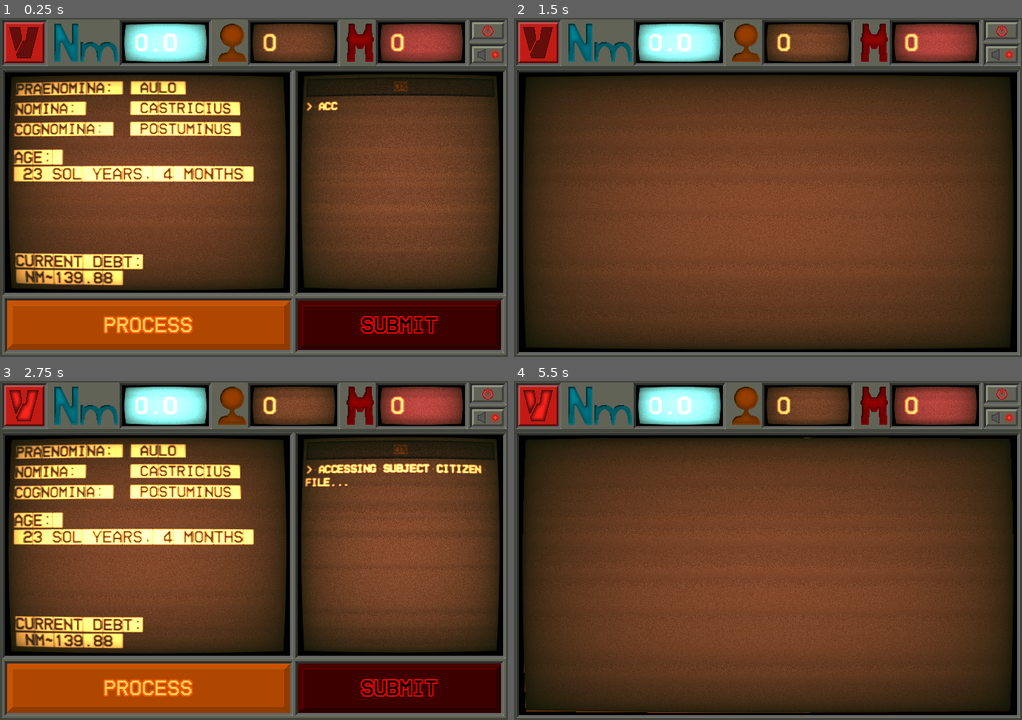
Above: before the commit, frames 1-4 (two rows, left to right).
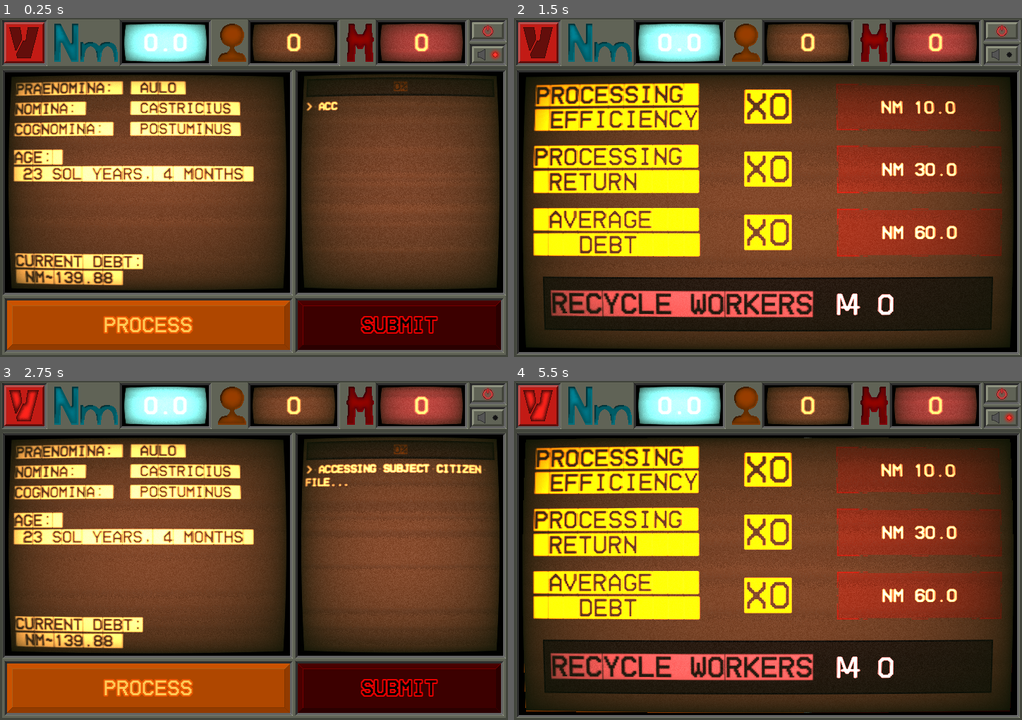
Above: after the commit, the same moments.

Repository: benIoannidis/Societas_Metallica-Processing_Division
Game: Godot game, scene res://main.tscn
Same seed, same stepped clock (60 frames per second), same inputs: the game is played once before the commit and once after it.
Inputs (mouse positions are in pixels of both pictures, inside the frame that each line leads up to):
- Up to frame 1 (0.25 s): no input
- Up to frame 2 (1.5 s): click (539, 41) at 0.5 s; click (1001, 55) at 1.25 s
- Up to frame 3 (2.75 s): click (25, 404) at 2 s
- Up to frame 4 (5.5 s): click "PROCESS" at 2.75 s; click (1001, 418) at 3.5 s; click "PROCESS" at 4.25 s; click (539, 404) at 5 s

The runs differ from the first frame. In frame 1, 0.7% of the frame differs, in the area x 26-85%, y 4-10%; in frame 2, 39%, in the area x 3-99%, y 4-93%; in frame 3, 0.7%; in frame 4, 39%.

Commit message:
Setup basis of upgrade panel, upgrades implemented

Diff:
--- a/societas-metallica---processing-division/Globals/Game_Manager.gd
+++ b/societas-metallica---processing-division/Globals/Game_Manager.gd
@@ -4,6 +4,7 @@
 signal active_subject_completed()
 signal new_subject
 signal toggle_upgrade_screen
+signal upgrade_purchased
 
 var total_numus: float = 0.0
 var total_headcount: int = 0
@@ -13,6 +14,14 @@
 var numus_per_second: float = 0.0
 
 var active_subject: Dictionary = {}
+
+var efficiency_upgrade_cost = 10.0
+var return_upgrade_cost = 30.0
+var debt_upgrade_cost = 60.0
+
+var efficiency_upgrade_count: int = 0
+var return_upgrade_count: int = 0
+var debt_upgrade_count: int = 0
 
 func _ready() -> void:
 	initialise_tick_timer()
@@ -58,3 +67,24 @@
 
 	active_subject = SubjectGenerator.generate_profile(tier)
 	new_subject.emit()
+
+func upgrade_efficiency() -> void:
+	total_numus -= efficiency_upgrade_cost
+	audit_efficiency += (audit_efficiency * 0.1)
+	efficiency_upgrade_cost += (efficiency_upgrade_cost * 0.5)
+	efficiency_upgrade_count += 1
+	upgrade_purchased.emit()
+
+func upgrade_return() -> void:
+	total_numus -= return_upgrade_cost
+	audit_complete_payout_percentage *= 2.0
+	return_upgrade_cost *= 4.0
+	return_upgrade_count += 1
+	upgrade_purchased.emit()
+
+func upgrade_average_debt() -> void:
+	total_numus -= debt_upgrade_cost
+	SubjectGenerator.average_debt_multiplier += (SubjectGenerator.average_debt_multiplier * 0.5)
+	debt_upgrade_cost *= 4
+	debt_upgrade_count += 1
+	upgrade_purchased.emit()
--- a/societas-metallica---processing-division/Globals/SubjectGenerator.gd
+++ b/societas-metallica---processing-division/Globals/SubjectGenerator.gd
@@ -3,6 +3,8 @@
 var praenomia: PackedStringArray = []
 var nomia: PackedStringArray = []
 var cognomia: PackedStringArray = []
+
+var average_debt_multiplier: float = 1.0
 
 func _ready() -> void:
 	load_census_database()
@@ -43,8 +45,8 @@
 	var n = nomia[randi() % nomia.size()]
 	var c = cognomia[randi() % cognomia.size()]
 
-	var minimum_debt = 50.0 * pow(1.5, tier)
-	var maximum_debt = 150.0 * pow(1.5, tier)
+	var minimum_debt = 50.0 * pow(1.5, tier) * average_debt_multiplier
+	var maximum_debt = 150.0 * pow(1.5, tier) * average_debt_multiplier
 	var rolled_debt = randf_range(minimum_debt, maximum_debt)
 
 	var minimum_steps = 3.0 * pow(2, tier)
--- a/societas-metallica---processing-division/Scripts/terminal.gd
+++ b/societas-metallica---processing-division/Scripts/terminal.gd
@@ -24,19 +24,36 @@
 @export var upgrade_screen: TextureRect
 @export var upgrade_screen_sfx: AudioStreamPlayer
 
+@export var efficiency_button: TextureButton
+@export var efficiency_label: Label
+@export var efficiency_count_label: Label
+@export var return_button: TextureButton
+@export var return_label: Label
+@export var return_count_label: Label
+@export var debtupgrade_button: TextureButton
+@export var debtupgrade_label: Label
+@export var debt_count_label: Label
+@export var prestige_button: TextureButton
+@export var prestige_label: Label
+
 signal should_iterate_console
 signal terminal_beep_sfx
 signal submission_beep_sfx
 
 var base_pos: Vector2
 func _ready() -> void:
+	set_default_upgrade_values()
 	upgrade_screen.visible = false
 	base_pos = position
 
 	submit_button.disabled = true
 	GameManager.finacial_state_updated.connect(refresh_finacial_data)
 	GameManager.active_subject_completed.connect(_on_subject_completion)
-
+	GameManager.upgrade_purchased.connect(
+		func():
+		refresh_finacial_data()
+		update_upgrade_buttons()
+		)
 	process_button.pressed.connect(_on_process_button_pressed)
 	submit_button.pressed.connect(_on_submit_button_pressed)
 
@@ -114,10 +131,8 @@
 	submit_button.disabled = false
 	enslaved_subject_details()
 
-
 func _on_upgrades_button_button_down() -> void:
 	upgrade_button_audio.play()
-
 
 func _on_texture_button_button_up() -> void:
 
@@ -127,6 +142,7 @@
 		close_upgrade_panel()
 
 func open_upgrade_panel() -> void:
+	update_upgrade_buttons()
 	upgrade_screen.global_position = Vector2(-720, 70)
 
 	upgrade_screen.visible = true
@@ -161,3 +177,29 @@
 func _on_exit_button_button_up() -> void:
 	#replace later
 	get_tree().quit()
+
+func set_default_upgrade_values() -> void:
+	efficiency_button.disabled = true
+	return_button.disabled = true
+	debtupgrade_button.disabled = true
+	prestige_button.disabled = true
+
+	efficiency_count_label.text = "x0"
+	efficiency_label.text = "NM 10.00"
+	return_count_label.text = "x0"
+	return_label.text = "NM 30.00"
+	debt_count_label.text = "x0"
+	debtupgrade_label.text = "NM 60.00"
+	prestige_label.text = "M̶ 0"
+
+func update_upgrade_buttons() -> void:
+	efficiency_button.disabled = GameManager.total_numus < GameManager.efficiency_upgrade_cost
+	return_button.disabled = GameManager.total_numus < GameManager.return_upgrade_cost
+	debtupgrade_button.disabled = GameManager.total_numus < GameManager.debt_upgrade_cost
+
+	efficiency_count_label.text = "x" + str(GameManager.efficiency_upgrade_count)
+	efficiency_label.text = "NM " + str(GameManager.efficiency_upgrade_cost)
+	return_count_label.text = "x" + str(GameManager.return_upgrade_count)
+	return_label.text = "NM " + str(GameManager.return_upgrade_cost)
+	debt_count_label.text = "x" + str(GameManager.debt_upgrade_count)
+	debtupgrade_label.text = "NM " + str(GameManager.debt_upgrade_cost)
--- /dev/null
+++ b/societas-metallica---processing-division/Scripts/toggle_audio_button.gd
@@ -0,0 +1,18 @@
+extends TextureButton
+
+var audio_bus_index: int = AudioServer.get_bus_index("Master")
+
+@export var unmuted_button_sprite: Texture2D
+@export var muted_button_sprite: Texture2D
+
+var audio_muted: bool = false
+
+func _on_button_up() -> void:
+	audio_muted = not audio_muted
+
+	if audio_muted:
+		texture_normal = muted_button_sprite
+	else:
+		texture_normal = unmuted_button_sprite
+
+	AudioServer.set_bus_mute(audio_bus_index, audio_muted)
--- /dev/null
+++ b/societas-metallica---processing-division/Scripts/upgrades_watcher.gd
@@ -0,0 +1,10 @@
+extends Control
+
+func _on_processing_efficiency_button_button_up() -> void:
+	GameManager.upgrade_efficiency()
+
+func _on_processing_return_button_button_up() -> void:
+	GameManager.upgrade_return()
+
+func _on_average_debt_button_button_up() -> void:
+	GameManager.upgrade_average_debt()
--- a/societas-metallica---processing-division/main.tscn
+++ b/societas-metallica---processing-division/main.tscn
@@ -23,8 +23,10 @@
 [ext_resource type="Texture2D" uid="uid://bc233g5ccrio6" path="res://UI/Sprites/exit_button.png" id="11_seu75"]
 [ext_resource type="Texture2D" uid="uid://ctt8qdgyv0qkx" path="res://UI/Sprites/terminal_screen.png" id="12_82xsv"]
 [ext_resource type="Texture2D" uid="uid://63nmr0kejuu4" path="res://UI/Sprites/down_exit_button.png" id="12_htxhm"]
+[ext_resource type="Texture2D" uid="uid://cr8n1l31adsw8" path="res://UI/Sprites/sound_button_disabled.png" id="13_0rl1p"]
 [ext_resource type="Texture2D" uid="uid://duw2ike26pia6" path="res://UI/Sprites/sound_button.png" id="13_jq2sk"]
 [ext_resource type="Texture2D" uid="uid://bm2sfjteua3hk" path="res://UI/Sprites/down_sound_button.png" id="14_4k2k6"]
+[ext_resource type="Script" uid="uid://be10t14c1t3dk" path="res://Scripts/toggle_audio_button.gd" id="15_4k2k6"]
 [ext_resource type="AudioStream" uid="uid://d4cwg0em75p5" path="res://Audio/Process_key_thud.mp3" id="20_getpj"]
 [ext_resource type="Texture2D" uid="uid://delq0knplpg22" path="res://UI/Sprites/upgrade_screen.png" id="22_1u8w0"]
 [ext_resource type="Texture2D" uid="uid://b8v0qggu3ganp" path="res://UI/Sprites/upgrade_screen_panel.png" id="23_0odxb"]
@@ -33,6 +35,15 @@
 [ext_resource type="Script" uid="uid://chybemvabtxl4" path="res://Scripts/terminal_hum.gd" id="26_lswn8"]
 [ext_resource type="Script" uid="uid://dufr87ml4s4pr" path="res://Scripts/terminal_crackle_sfx.gd" id="27_a6jrf"]
 [ext_resource type="Script" uid="uid://dyk6jd76jsoyr" path="res://Scripts/upgrade_panel_slide_out_sfx.gd" id="29_qsp4k"]
+[ext_resource type="Script" uid="uid://c2y0fkvgei2iv" path="res://Scripts/upgrades_watcher.gd" id="30_gngh3"]
+[ext_resource type="Texture2D" uid="uid://bih4tvp0o3cw3" path="res://UI/Sprites/upgrade_cost_button.png" id="30_ok6jj"]
+[ext_resource type="Texture2D" uid="uid://c72oqu6wuet5i" path="res://UI/Sprites/down_upgrade_cost_button.png" id="31_b1qrp"]
+[ext_resource type="Texture2D" uid="uid://co1xaj7sfuq4w" path="res://UI/Sprites/hover_upgrade_cost_button.png" id="31_facbu"]
+[ext_resource type="Texture2D" uid="uid://c0fpmq3timb8c" path="res://UI/Sprites/prestige_button.png" id="33_4lmeg"]
+[ext_resource type="Texture2D" uid="uid://doc0gk7opd6nt" path="res://UI/Sprites/disabled_upgrade_cost_button.png" id="33_d2t1y"]
+[ext_resource type="Texture2D" uid="uid://cvc3s80alm0s1" path="res://UI/Sprites/down_prestige_button.png" id="34_0cp0l"]
+[ext_resource type="Texture2D" uid="uid://cykr6firygftt" path="res://UI/Sprites/hover_prestige_button.png" id="35_d2t1y"]
+[ext_resource type="Texture2D" uid="uid://kgfsi618g8sd" path="res://UI/Sprites/disabled_prestige_button.png" id="36_0cp0l"]
 
 [sub_resource type="ShaderMaterial" id="ShaderMaterial_blvug"]
 shader = ExtResource("2_ycdy4")
@@ -126,10 +137,10 @@
 shader_parameter/screen_noise_intensity = 0.1610000076475
 shader_parameter/scanline_noise_intensity = 2.0
 shader_parameter/scanline_density = 58.9610023256475
-shader_parameter/glow_intensity = 50.0
-shader_parameter/glow_threshold = 0.4
-
-[node name="Main" type="Control" unique_id=639852667 node_pa …(296 unchanged characters)… , "upgrade_screen", "upgrade_screen_sfx")]
+shader_parameter/glow_intensity = 4.0
+shader_parameter/glow_threshold = 0.450000021375
+
+[node name="Main" type="Control" unique_id=639852667 node_pa …(296 unchanged characters)… , "upgrade_screen", "upgrade_screen_sfx", "efficiency_button", "efficiency_label", "efficiency_count_label", "return_button", "return_label", "return_count_label", "debtupgrade_button", "debtupgrade_label", "debt_count_label", "prestige_button", "prestige_label")]
 layout_mode = 3
 anchors_preset = 15
 anchor_right = 1.0
@@ -154,6 +165,17 @@
 processing_screen = NodePath("TerminalScreen/Screen")
 upgrade_screen = NodePath("TerminalScreen/UpgradeScreen")
 upgrade_screen_sfx = NodePath("UpgradePanelSlideOut_SFX")
+efficiency_button = NodePath("TerminalScreen/UpgradeScreen/CanvasGroup/Screen/ProcessingEfficiency/Processing_Efficiency_Button")
+efficiency_label = NodePath("TerminalScreen/UpgradeScreen/CanvasGroup/Screen/ProcessingEfficiency/Processing_Efficiency_Button/UpgradeCost")
+efficiency_count_label = NodePath("TerminalScreen/UpgradeScreen/CanvasGroup/Screen/ProcessingEfficiency/CurrentCount")
+return_button = NodePath("TerminalScreen/UpgradeScreen/CanvasGroup/Screen/ProcessingReturn/Processing_Return_Button")
+return_label = NodePath("TerminalScreen/UpgradeScreen/CanvasGroup/Screen/ProcessingReturn/Processing_Return_Button/UpgradeCost")
+return_count_label = NodePath("TerminalScreen/UpgradeScreen/CanvasGroup/Screen/ProcessingReturn/CurrentCount")
+debtupgrade_button = NodePath("TerminalScreen/UpgradeScreen/CanvasGroup/Screen/AverageDebt/Average_Debt_Button")
+debtupgrade_label = NodePath("TerminalScreen/UpgradeScreen/CanvasGroup/Screen/AverageDebt/Average_Debt_Button/UpgradeCost")
+debt_count_label = NodePath("TerminalScreen/UpgradeScreen/CanvasGroup/Screen/AverageDebt/CurrentCount")
+prestige_button = NodePath("TerminalScreen/UpgradeScreen/CanvasGroup/Screen/PrestigeButton")
+prestige_label = NodePath("TerminalScreen/UpgradeScreen/CanvasGroup/Screen/PrestigeButton/MeritsReturned")
 
 [node name="TerminalScreen" type="TextureRect" parent="." unique_id=332854659]
 layout_mode = 1
@@ -186,6 +208,7 @@
 offset_top = 6.0
 offset_right = 63.0
 offset_bottom = 64.0
+focus_mode = 0
 texture_normal = ExtResource("3_yaehf")
 texture_pressed = ExtResource("5_ryguw")
 texture_hover = ExtResource("5_a6jrf")
@@ -204,13 +227,14 @@
 
 [node name="Label" type="Label" parent="TerminalScreen/TopBar2/BarBg/Numus/Numus_screen" unique_id=269836246]
 layout_mode = 0
-offset_left = 16.0
-offset_right = 123.0
+offset_left = 6.0
+offset_right = 117.0
 offset_bottom = 58.0
 theme_override_colors/font_color = Color(0.72259015, 0.64945406, 0.5782699, 1)
 theme_override_fonts/font = ExtResource("6_kek77")
 theme_override_font_sizes/font_size = 35
 text = "31K"
+horizontal_alignment = 1
 vertical_alignment = 1
 
 [node name="Headcount" type="CanvasGroup" parent="TerminalScreen/TopBar2/BarBg" unique_id=988547381]
@@ -227,12 +251,13 @@
 
 [node name="Label2" type="Label" parent="TerminalScreen/TopBar2/BarBg/Headcount/headcount_screen" unique_id=1240412498]
 layout_mode = 0
-offset_left = 16.0
-offset_right = 123.0
+offset_left = 8.0
+offset_right = 115.0
 offset_bottom = 58.0
 theme_override_colors/font_color = Color(0.90588236, 0.5764706, 0.25490198, 1)
 theme_override_fonts/font = ExtResource("6_kek77")
 theme_override_font_sizes/font_size = 35
+horizontal_alignment = 1
 vertical_alignment = 1
 
 [node name="Merits" type="CanvasGroup" parent="TerminalScreen/TopBar2/BarBg" unique_id=738933260]
@@ -249,12 +274,13 @@
 
 [node name="Label3" type="Label" parent="TerminalScreen/TopBar2/BarBg/Merits/merits_screen" unique_id=834323286]
 layout_mode = 0
-offset_left = 16.0
-offset_right = 123.0
+offset_left = 8.0
+offset_right = 115.0
 offset_bottom = 58.0
 theme_override_colors/font_color = Color(0.90588236, 0.5764706, 0.25490198, 1)
 theme_override_fonts/font = ExtResource("6_kek77")
 theme_override_font_sizes/font_size = 35
+horizontal_alignment = 1
 vertical_alignment = 1
 
 [node name="ExitButton" type="TextureButton" parent="TerminalScreen/TopBar2/BarBg" unique_id=1562640063]
@@ -272,8 +298,12 @@
 offset_top = 40.0
 offset_right = 714.0
 offset_bottom = 64.0
+focus_mode = 0
 texture_normal = ExtResource("13_jq2sk")
 texture_pressed = ExtResource("14_4k2k6")
+script = ExtResource("15_4k2k6")
+unmuted_button_sprite = ExtResource("13_jq2sk")
+muted_button_sprite = ExtResource("13_0rl1p")
 
 [node name="Screen" type="TextureRect" parent="TerminalScreen" unique_id=330385687]
 texture_filter = 1
@@ -575,7 +605,6 @@
 vertical_alignment = 1
 
 [node name="UpgradeScreen" type="TextureRect" parent="TerminalScreen" unique_id=106190974]
-visible = false
 texture_filter = 1
 layout_mode = 0
 offset_top = 70.0
@@ -597,6 +626,269 @@
 texture = ExtResource("23_0odxb")
 expand_mode = 1
 stretch_mode = 4
+script = ExtResource("30_gngh3")
+
+[node name="ProcessingEfficiency" type="Control" parent="TerminalScreen/UpgradeScreen/CanvasGroup/Screen" unique_id=1166532976]
+anchors_preset = 0
+offset_right = 40.0
+offset_bottom = 40.0
+
+[node name="Upgrade" type="Label" parent="TerminalScreen/UpgradeScreen/CanvasGroup/Screen/ProcessingEfficiency" unique_id=1786490946]
+layout_mode = 0
+offset_left = 16.0
+offset_top = 12.0
+offset_right = 286.0
+offset_bottom = 82.0
+offset_transform_position = Vector2(16, 0)
+theme_override_colors/font_color = Color(1, 0.4666667, 0, 1)
+theme_override_fonts/font = ExtResource("3_lquwl")
+theme_override_font_sizes/font_size = 36
+text = "Processing
+ efficiency"
+vertical_alignment = 1
+
+[node name="CurrentCount" type="Label" parent="TerminalScreen/UpgradeScreen/CanvasGroup/Screen/ProcessingEfficiency" unique_id=826064833]
+layout_mode = 1
+anchors_preset = 5
+anchor_left = 0.5
+anchor_right = 0.5
+offset_left = 263.0
+offset_top = 12.0
+offset_right = 403.0
+offset_bottom = 82.0
+grow_horizontal = 2
+theme_override_colors/font_color = Color(1, 0.46666667, 0, 1)
+theme_override_fonts/font = ExtResource("3_lquwl")
+theme_override_font_sizes/font_size = 55
+text = " x0 "
+horizontal_alignment = 1
+vertical_alignment = 1
+
+[node name="Processing_Efficiency_Button" type="TextureButton" parent="TerminalScreen/UpgradeScreen/CanvasGroup/Screen/ProcessingEfficiency" unique_id=118347502]
+modulate = Color(0.99999994, 0.5340296, 0.27853656, 1)
+texture_filter = 1
+layout_mode = 1
+anchors_preset = 1
+anchor_left = 1.0
+anchor_right = 1.0
+offset_left = 410.0
+offset_top = 12.0
+offset_right = 650.00085
+offset_bottom = 82.0
+grow_horizontal = 0
+offset_transform_position = Vector2(-61.535, 0)
+focus_mode = 0
+texture_normal = ExtResource("30_ok6jj")
+texture_pressed = ExtResource("31_b1qrp")
+texture_hover = ExtResource("31_facbu")
+texture_disabled = ExtResource("33_d2t1y")
+stretch_mode = 0
+
+[node name="UpgradeCost" type="Label" parent="TerminalScreen/UpgradeScreen/CanvasGroup/Screen/ProcessingEfficiency/Processing_Efficiency_Button" unique_id=1032006631]
+layout_mode = 1
+anchors_preset = 15
+anchor_right = 1.0
+anchor_bottom = 1.0
+grow_horizontal = 2
+grow_vertical = 2
+theme_override_fonts/font = ExtResource("6_kek77")
+theme_override_font_sizes/font_size = 26
+text = "Nm 20.00 "
+horizontal_alignment = 1
+vertical_alignment = 1
+
+[node name="ProcessingReturn" type="Control" parent="TerminalScreen/UpgradeScreen/CanvasGroup/Screen" unique_id=2056909027]
+anchors_preset = 0
+offset_top = 90.0
+offset_right = 40.0
+offset_bottom = 129.99997
+
+[node name="Upgrade" type="Label" parent="TerminalScreen/UpgradeScreen/CanvasGroup/Screen/ProcessingReturn" unique_id=1614922994]
+layout_mode = 0
+offset_left = 16.0
+offset_top = 12.0
+offset_right = 286.0
+offset_bottom = 82.0
+offset_transform_position = Vector2(16, 0)
+theme_override_colors/font_color = Color(1, 0.4666667, 0, 1)
+theme_override_fonts/font = ExtResource("3_lquwl")
+theme_override_font_sizes/font_size = 36
+text = "Processing
+ Return    "
+vertical_alignment = 1
+
+[node name="CurrentCount" type="Label" parent="TerminalScreen/UpgradeScreen/CanvasGroup/Screen/ProcessingReturn" unique_id=463269799]
+layout_mode = 1
+anchors_preset = 5
+anchor_left = 0.5
+anchor_right = 0.5
+offset_left = 263.0
+offset_top = 12.0
+offset_right = 403.0
+offset_bottom = 82.0
+grow_horizontal = 2
+theme_override_colors/font_color = Color(1, 0.46666667, 0, 1)
+theme_override_fonts/font = ExtResource("3_lquwl")
+theme_override_font_sizes/font_size = 55
+text = " x0 "
+horizontal_alignment = 1
+vertical_alignment = 1
+
+[node name="Processing_Return_Button" type="TextureButton" parent="TerminalScreen/UpgradeScreen/CanvasGroup/Screen/ProcessingReturn" unique_id=866918574]
+modulate = Color(0.99999994, 0.5340296, 0.27853656, 1)
+texture_filter = 1
+layout_mode = 1
+anchors_preset = 1
+anchor_left = 1.0
+anchor_right = 1.0
+offset_left = 410.0
+offset_top = 12.0
+offset_right = 650.00085
+offset_bottom = 82.0
+grow_horizontal = 0
+offset_transform_position = Vector2(-61.535, 0)
+focus_mode = 0
+disabled = true
+texture_normal = ExtResource("30_ok6jj")
+texture_pressed = ExtResource("31_b1qrp")
+texture_hover = ExtResource("31_facbu")
+texture_disabled = ExtResource("33_d2t1y")
+stretch_mode = 0
+
+[node name="UpgradeCost" type="Label" parent="TerminalScreen/UpgradeScreen/CanvasGroup/Screen/ProcessingReturn/Processing_Return_Button" unique_id=2141019375]
+layout_mode = 1
+anchors_preset = 15
+anchor_right = 1.0
+anchor_bottom = 1.0
+grow_horizontal = 2
+grow_vertical = 2
+theme_override_fonts/font = ExtResource("6_kek77")
+theme_override_font_sizes/font_size = 26
+text = "Nm 50.00"
+horizontal_alignment = 1
+vertical_alignment = 1
+
+[node name="AverageDebt" type="Control" parent="TerminalScreen/UpgradeScreen/CanvasGroup/Screen" unique_id=1110017468]
+anchors_preset = 0
+offset_top = 180.0
+offset_right = 40.0
+offset_bottom = 219.99997
+
+[node name="Upgrade" type="Label" parent="TerminalScreen/UpgradeScreen/CanvasGroup/Screen/AverageDebt" unique_id=1155425919]
+layout_mode = 0
+offset_left = 16.0
+offset_top = 12.0
+offset_right = 286.0
+offset_bottom = 82.0
+offset_transform_position = Vector2(16, 0)
+theme_override_colors/font_color = Color(1, 0.4666667, 0, 1)
+theme_override_fonts/font = ExtResource("3_lquwl")
+theme_override_font_sizes/font_size = 36
+text = " average
+   debt    "
+vertical_alignment = 1
+
+[node name="CurrentCount" type="Label" parent="TerminalScreen/UpgradeScreen/CanvasGroup/Screen/AverageDebt" unique_id=786440654]
+layout_mode = 1
+anchors_preset = 5
+anchor_left = 0.5
+anchor_right = 0.5
+offset_left = 263.0
+offset_top = 12.0
+offset_right = 403.0
+offset_bottom = 82.0
+grow_horizontal = 2
+theme_override_colors/font_color = Color(1, 0.46666667, 0, 1)
+theme_override_fonts/font = ExtResource("3_lquwl")
+theme_override_font_sizes/font_size = 55
+text = " x0 "
+horizontal_alignment = 1
+vertical_alignment = 1
+
+[node name="Average_Debt_Button" type="TextureButton" parent="TerminalScreen/UpgradeScreen/CanvasGroup/Screen/AverageDebt" unique_id=639525592]
+modulate = Color(0.99999994, 0.5340296, 0.27853656, 1)
+texture_filter = 1
+layout_mode = 1
+anchors_preset = 1
+anchor_left = 1.0
+anchor_right = 1.0
+offset_left = 410.0
+offset_top = 12.0
+offset_right = 650.00085
+offset_bottom = 82.0
+grow_horizontal = 0
+offset_transform_position = Vector2(-61.535, 0)
+focus_mode = 0
+disabled = true
+texture_normal = ExtResource("30_ok6jj")
+texture_pressed = ExtResource("31_b1qrp")
+texture_hover = ExtResource("31_facbu")
+texture_disabled = ExtResource("33_d2t1y")
+stretch_mode = 0
+
+[node name="UpgradeCost" type="Label" parent="TerminalScreen/UpgradeScreen/CanvasGroup/Screen/AverageDebt/Average_Debt_Button" unique_id=150896058]
+layout_mode = 1
+anchors_preset = 15
+anchor_right = 1.0
+anchor_bottom = 1.0
+grow_horizontal = 2
+grow_vertical = 2
+theme_override_fonts/font = ExtResource("6_kek77")
+theme_override_font_sizes/font_size = 26
+text = "Nm 100.00"
+horizontal_alignment = 1
+vertical_alignment = 1
+
+[node name="PrestigeButton" type="TextureButton" parent="TerminalScreen/UpgradeScreen/CanvasGroup/Screen" unique_id=793177274]
+layout_mode = 1
+anchors_preset = 7
+anchor_left = 0.5
+anchor_top = 1.0
+anchor_right = 0.5
+anchor_bottom = 1.0
+offset_left = -325.0
+offset_top = -106.0
+offset_right = 325.0
+offset_bottom = -26.0
+grow_horizontal = 2
+grow_vertical = 0
+focus_mode = 0
+disabled = true
+texture_normal = ExtResource("33_4lmeg")
+texture_pressed = ExtResource("34_0cp0l")
+texture_hover = ExtResource("35_d2t1y")
+texture_disabled = ExtResource("36_0cp0l")
+
+[node name="Label" type="Label" parent="TerminalScreen/UpgradeScreen/CanvasGroup/Screen/PrestigeButton" unique_id=1615000744]
+layout_mode = 1
+anchors_preset = 9
+anchor_bottom = 1.0
+offset_left = 12.0
+offset_right = 282.0
+grow_vertical = 2
+theme_override_colors/font_color = Color(1, 0.32999998, 0.32999998, 1)
+theme_override_fonts/font = ExtResource("3_lquwl")
+theme_override_font_sizes/font_size = 42
+text = "recycle workers"
+vertical_alignment = 1
+
+[node name="MeritsReturned" type="Label" parent="TerminalScreen/UpgradeScreen/CanvasGroup/Screen/PrestigeButton" unique_id=1424149936]
+layout_mode = 1
+anchors_preset = 11
+anchor_left = 1.0
+anchor_right = 1.0
+anchor_bottom = 1.0
+offset_left = -230.0
+offset_top = -3.5
+offset_right = -17.0
+offset_bottom = 3.5
+grow_horizontal = 0
+grow_vertical = 2
+theme_override_colors/font_color = Color(1, 0.5, 0.5, 1)
+theme_override_fonts/font = ExtResource("6_kek77")
+theme_override_font_sizes/font_size = 42
+text = "M̶ 1000"
+vertical_alignment = 1
 
 [node name="AudioListener2D" type="AudioListener2D" parent="." unique_id=817429582]
 current = true
@@ -632,3 +924,7 @@
 [connection signal="button_up" from="TerminalScreen/TopBar2/BarBg/UpgradesButton" to="." method="_on_texture_button_button_up"]
 [connection signal="button_down" from="TerminalScreen/TopBar2/BarBg/ExitButton" to="." method="_on_exit_button_button_down"]
 [connection signal="button_up" from="TerminalScreen/TopBar2/BarBg/ExitButton" to="." method="_on_exit_button_button_up"]
+[connection signal="button_up" from="TerminalScreen/TopBar2/BarBg/ToggleAudioButton" to="TerminalScreen/TopBar2/BarBg/ToggleAudioButton" method="_on_button_up"]
+[connection signal="button_up" from="TerminalScreen/UpgradeScreen/CanvasGroup/Screen/ProcessingEfficiency/Processing_Efficiency_Button" to="TerminalScreen/UpgradeScreen/CanvasGroup/Screen" method="_on_processing_efficiency_button_button_up"]
+[connection signal="button_up" from="TerminalScreen/UpgradeScreen/CanvasGroup/Screen/ProcessingReturn/Processing_Return_Button" to="TerminalScreen/UpgradeScreen/CanvasGroup/Screen" method="_on_processing_return_button_button_up"]
+[connection signal="button_up" from="TerminalScreen/UpgradeScreen/CanvasGroup/Screen/AverageDebt/Average_Debt_Button" to="TerminalScreen/UpgradeScreen/CanvasGroup/Screen" method="_on_average_debt_button_button_up"]
Not shown, added: societas-metallica---processing-division/Scripts/toggle_audio_button.gd.uid
Not shown, added: societas-metallica---processing-division/Scripts/upgrades_watcher.gd.uid
Binary file added: societas-metallica---processing-division/UI/Sprites/disabled_prestige_button.png
Not shown, added: societas-metallica---processing-division/UI/Sprites/disabled_prestige_button.png.import
Binary file added: societas-metallica---processing-division/UI/Sprites/disabled_upgrade_cost_button.png
Not shown, added: societas-metallica---processing-division/UI/Sprites/disabled_upgrade_cost_button.png.import
Binary file added: societas-metallica---processing-division/UI/Sprites/down_prestige_button.png
Not shown, added: societas-metallica---processing-division/UI/Sprites/down_prestige_button.png.import
Binary file added: societas-metallica---processing-division/UI/Sprites/down_upgrade_cost_button.png
Not shown, added: societas-metallica---processing-division/UI/Sprites/down_upgrade_cost_button.png.import
Binary file added: societas-metallica---processing-division/UI/Sprites/hover_prestige_button.png
Not shown, added: societas-metallica---processing-division/UI/Sprites/hover_prestige_button.png.import
(and 6 more such lines)
